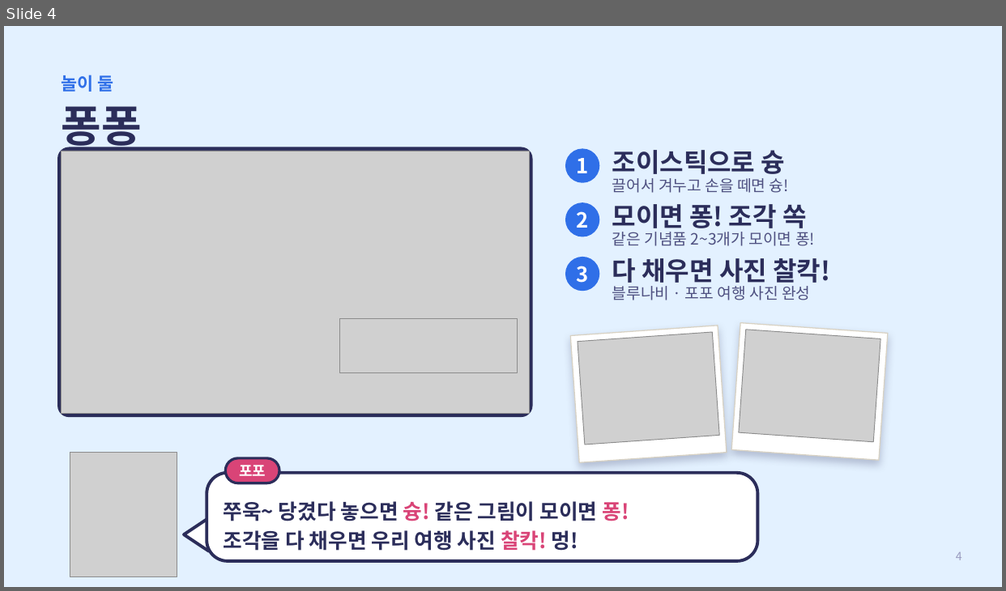
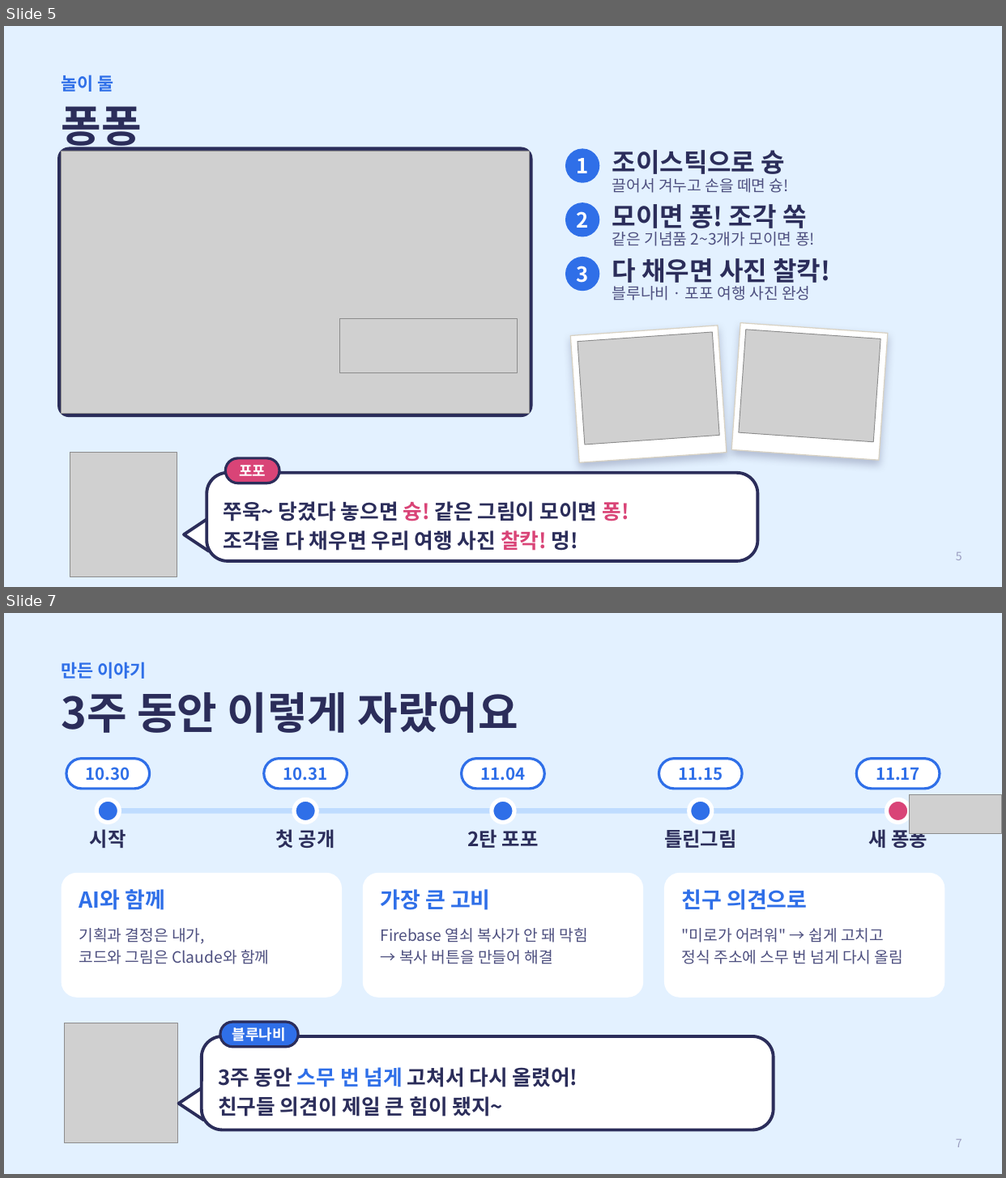
Before and after one commit to hejey5658-lgtm/blue-naby-game, a slide deck: docs/presentation/발표자료_애니메이션.pptx. Shown one above the other, each under a label of ours: slide 4 before the commit, slides 5 and 7 after it; the slides between them are not shown. The pictures are 1006x591 and 1006x1178 pixels, drawn with LibreOffice and Linux fonts; fonts in the diff are those of the drawing; grey boxes stand for pictures. Boxes give left, top, right and bottom in pixels: in the first picture for what was removed or moved away, otherwise in the second. Text is boxed around its words. In the diff, an @@ line names an element or a change of style, - is before the commit and + after.

```diff
--- a/docs/presentation/발표자료_애니메이션.pptx
+++ b/docs/presentation/발표자료_애니메이션.pptx
@@ slide 7 added at (4, 613, 1002, 1174), background #E3F1FF @@
@@ text added at (62, 662, 147, 679), 17 pt, text #2F6FE8, bold @@
+만든 이야기
@@ text added at (62, 692, 518, 733), 42 pt, text #2B2D5A, bold @@
+3주 동안 이렇게 자랐어요
@@ rounded rectangle added at (66, 758, 149, 788), fill #FFFFFF, outline #2F6FE8 2.5 pt, 16 pt, text #2F6FE8, bold @@
+10.30
@@ rounded rectangle added at (264, 758, 347, 788), fill #FFFFFF, outline #2F6FE8 2.5 pt, 16 pt, text #2F6FE8, bold @@
+10.31
@@ rounded rectangle added at (462, 758, 544, 788), fill #FFFFFF, outline #2F6FE8 2.5 pt, 16 pt, text #2F6FE8, bold @@
+11.04
@@ rounded rectangle added at (659, 758, 742, 788), fill #FFFFFF, outline #2F6FE8 2.5 pt, 16 pt, text #2F6FE8, bold @@
+11.15
@@ rounded rectangle added at (857, 758, 940, 788), fill #FFFFFF, outline #2F6FE8 2.5 pt, 16 pt, text #2F6FE8, bold @@
+11.17
@@ ellipse added at (97, 799, 120, 823), fill #2F6FE8, outline #FFFFFF 4 pt @@
@@ ellipse added at (295, 799, 317, 823), fill #2F6FE8, outline #FFFFFF 4 pt @@
@@ ellipse added at (492, 799, 514, 823), fill #2F6FE8, outline #FFFFFF 4 pt @@
@@ ellipse added at (689, 799, 712, 823), fill #2F6FE8, outline #FFFFFF 4 pt @@
@@ ellipse added at (887, 799, 910, 823), fill #D94477, outline #FFFFFF 4 pt @@
@@ picture added at (909, 795, 1002, 833) @@
@@ text added at (90, 829, 126, 848), 19 pt, text #2B2D5A, bold @@
+시작
@@ rounded rectangle added at (108, 808, 898, 814), fill #BFDCFF @@
@@ text added at (276, 829, 335, 848), 19 pt, text #2B2D5A, bold @@
+첫 공개
@@ text added at (467, 829, 539, 848), 19 pt, text #2B2D5A, bold @@
+2탄 포포
@@ text added at (664, 829, 737, 848), 19 pt, text #2B2D5A, bold @@
+틀린그림
@@ text added at (868, 826, 927, 851), 19 pt, text #2B2D5A, bold @@
+새 퐁퐁
@@ rounded rectangle added at (61, 873, 342, 998), fill #FFFFFF @@
@@ rounded rectangle added at (363, 873, 643, 998), fill #FFFFFF @@
@@ rounded rectangle added at (664, 873, 945, 998), fill #FFFFFF @@
@@ text added at (79, 889, 165, 910), 21 pt, text #2F6FE8, bold @@
+AI와 함께
@@ text added at (381, 889, 491, 910), 21 pt, text #2F6FE8, bold @@
+가장 큰 고비
@@ text added at (682, 889, 807, 910), 21 pt, text #2F6FE8, bold @@
+친구 의견으로
@@ text added at (79, 928, 269, 965), 15 pt, text #4E5080 @@
+기획과 결정은 내가,
+코드와 그림은 Claude와 함께
@@ text added at (381, 928, 588, 965), 15 pt, text #4E5080 @@
+Firebase 열쇠 복사가 안 돼 막힘
+→ 복사 버튼을 만들어 해결
@@ text added at (682, 928, 903, 965), 15 pt, text #4E5080 @@
+"미로가 어려워" → 쉽게 고치고
+정식 주소에 스무 번 넘게 다시 올림
@@ picture added at (65, 1024, 177, 1144) @@
@@ rounded rectangle added at (220, 1023, 298, 1047), fill #2F6FE8, outline #2B2D5A 2.5 pt, 14 pt, text #FFFFFF, bold @@
+블루나비
@@ rounded rectangle added at (202, 1037, 774, 1131), fill #FFFFFF, outline #2B2D5A 3 pt, 20 pt, text #2B2D5A, bold @@
+3주 동안 스무 번 넘게 고쳐서 다시 올렸어!
+친구들 의견이 제일 큰 힘이 됐지~
@@ triangle added at (179, 1088, 203, 1120), fill #FFFFFF, outline #2B2D5A 3 pt @@
@@ page number added at (956, 1139, 962, 1148), 11 pt, text #9A9CC0 @@
+7
@@ what was slide 4 is now slide 5 @@
@@ page number at (956, 552, 962, 561): text changed @@
-4
+5
```
Also in this commit, not shown: 1 slide changed, 2 other slides added, 3 other files.
